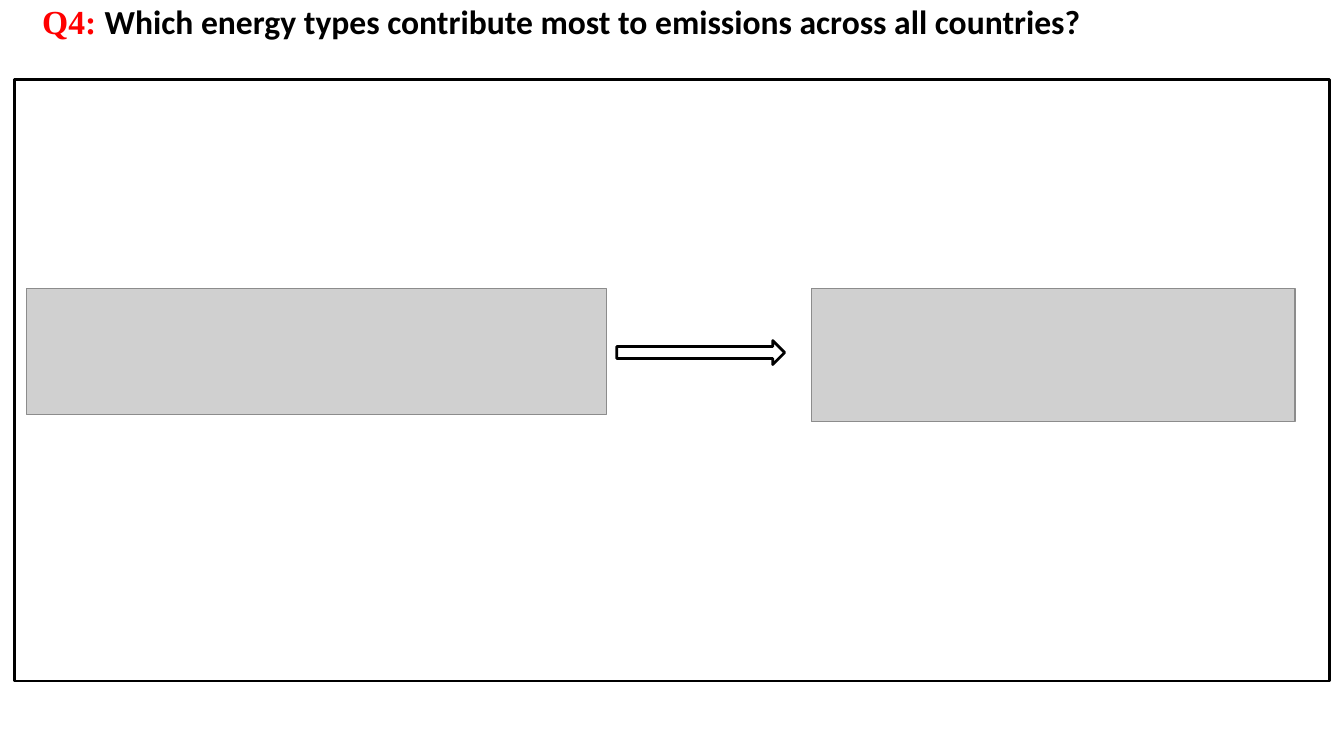
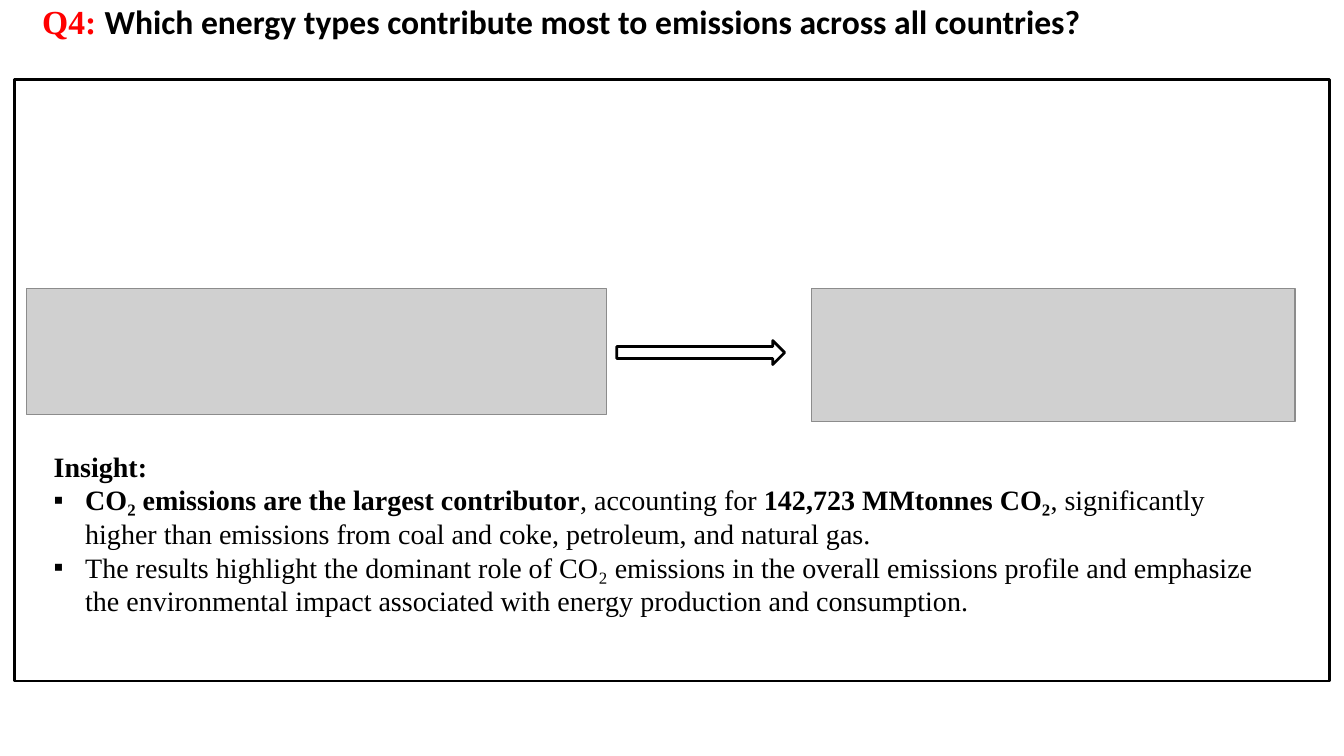
Before and after one commit to ShivaniGundla/SQL_Project, a slide deck: slide 11 of presentation/SQL_Project_Shivani_Gundla.pptx (slide 10 before the commit). Drawn at 1344x756 pixels with LibreOffice and Linux fonts; fonts in the diff are those of the drawing; grey boxes stand for pictures; background and template pictures are left out. Boxes give left, top, right and bottom in pixels: in the first picture for what was removed or moved away, otherwise in the second. Text is boxed around its words. In the diff, an @@ line names an element or a change of style, - is before the commit and + after.

```diff
--- a/presentation/SQL_Project_Shivani_Gundla.pptx
+++ b/presentation/SQL_Project_Shivani_Gundla.pptx
@@ text added at [54, 457, 1252, 617], 20 pt, text #000000 @@
+Insight:
+▪ CO₂ emissions are the largest contributor, accounting for 142,723 MMtonnes CO₂, significantly higher than emissions from coal and coke, petroleum, and natural gas.
+▪ The results highlight the dominant role of CO₂ emissions in the overall emissions profile and emphasize the environmental impact associated with energy production and consumption.
```
Also in this commit, not shown: 16 other slides changed, 2 slides added, 2 slides removed.
